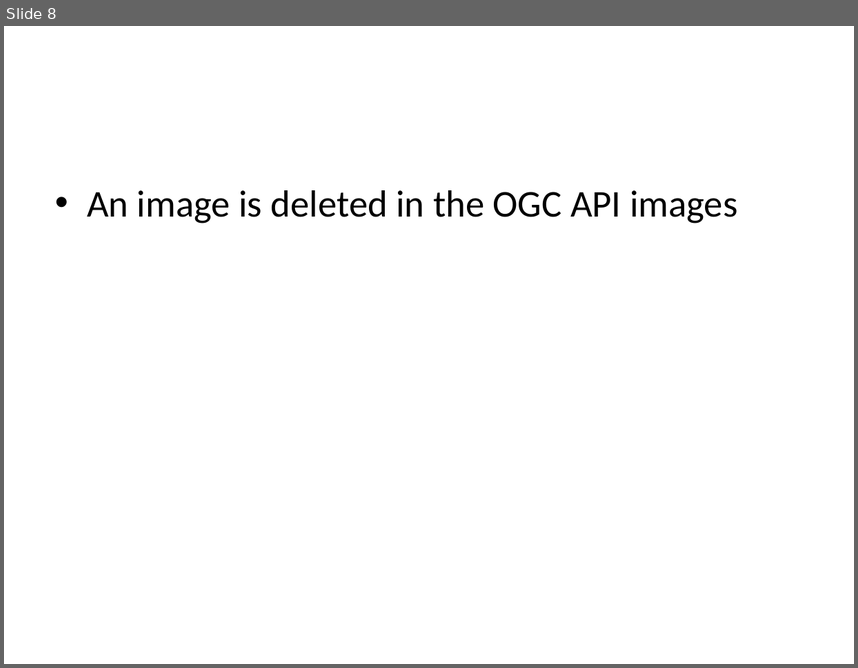
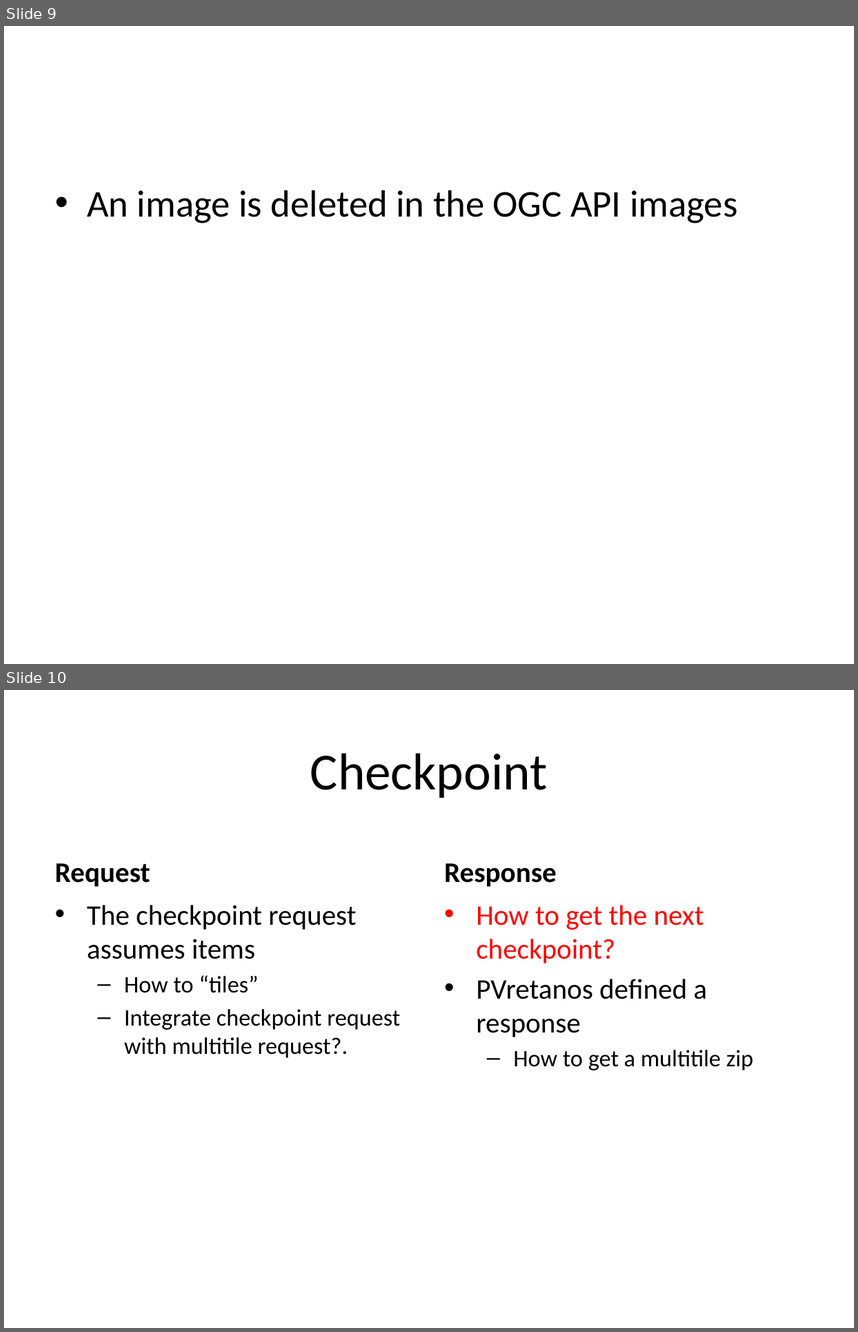
Before and after one commit to opengeospatial/ogcapi-maps, a slide deck: standard/images/diagrams.pptx. Shown one above the other, each under a label of ours: slide 8 before the commit, slides 9 and 10 after it. The pictures are 858x668 and 858x1332 pixels, drawn with LibreOffice and Linux fonts; fonts in the diff are those of the drawing. Boxes give left, top, right and bottom in pixels: in the first picture for what was removed or moved away, otherwise in the second. Text is boxed around its words. In the diff, an @@ line names an element or a change of style, - is before the commit and + after.

Commit message:
Added checkpoint in the OpenAPI examples

```diff
--- a/standard/images/diagrams.pptx
+++ b/standard/images/diagrams.pptx
@@ slide 10 added at (x1=4, y1=690, x2=854, y2=1328), background #FFFFFF @@
@@ title added at (x1=310, y1=753, x2=547, y2=798), 44 pt, text #000000 @@
+Checkpoint
@@ text added at (x1=55, y1=863, x2=150, y2=887), 24 pt, text #000000, bold @@
+Request
@@ text added at (x1=444, y1=863, x2=557, y2=887), 24 pt, text #000000, bold @@
+Response
@@ text added at (x1=87, y1=905, x2=400, y2=1058), 20 pt, text #000000 @@
+• The checkpoint request assumes items
+  – How to “tiles”
+  – Integrate checkpoint request with multitile request?.
@@ text added at (x1=476, y1=905, x2=753, y2=1070), 24 pt, text #000000 @@
+• How to get the next checkpoint?
+• PVretanos defined a response
+  – How to get a multitile zip
@@ what was slide 8 is now slide 9 @@
```
Also in this commit, not shown: 1 slide changed, 2 other slides added, 4 other files.
